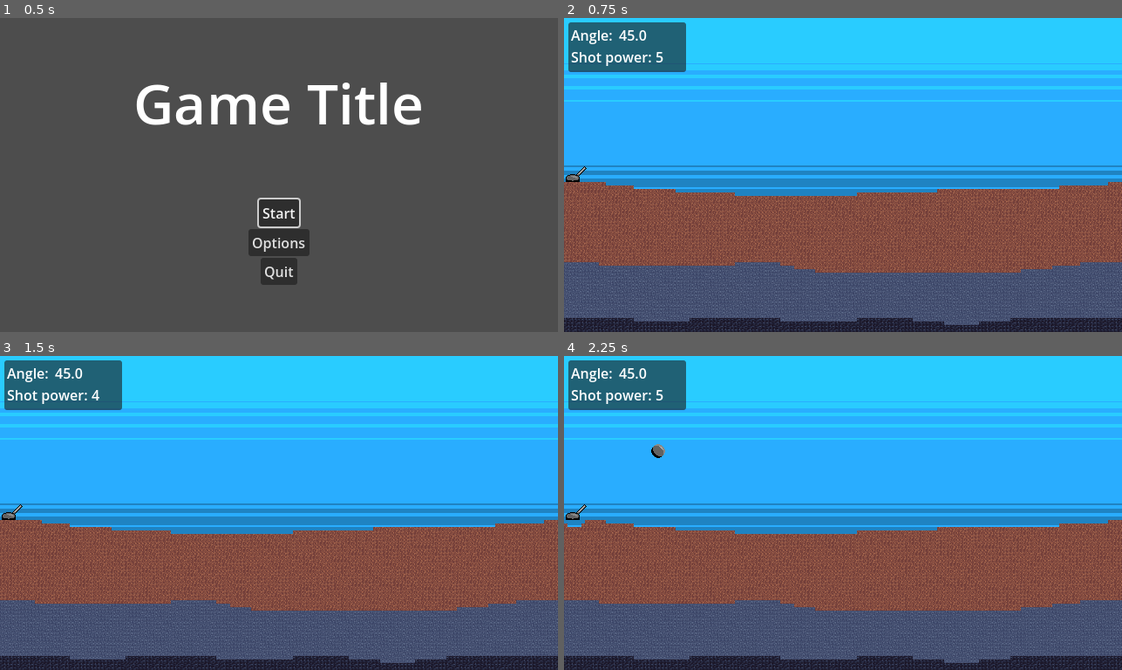
Above: before the commit, frames 1-4 (two rows, left to right).
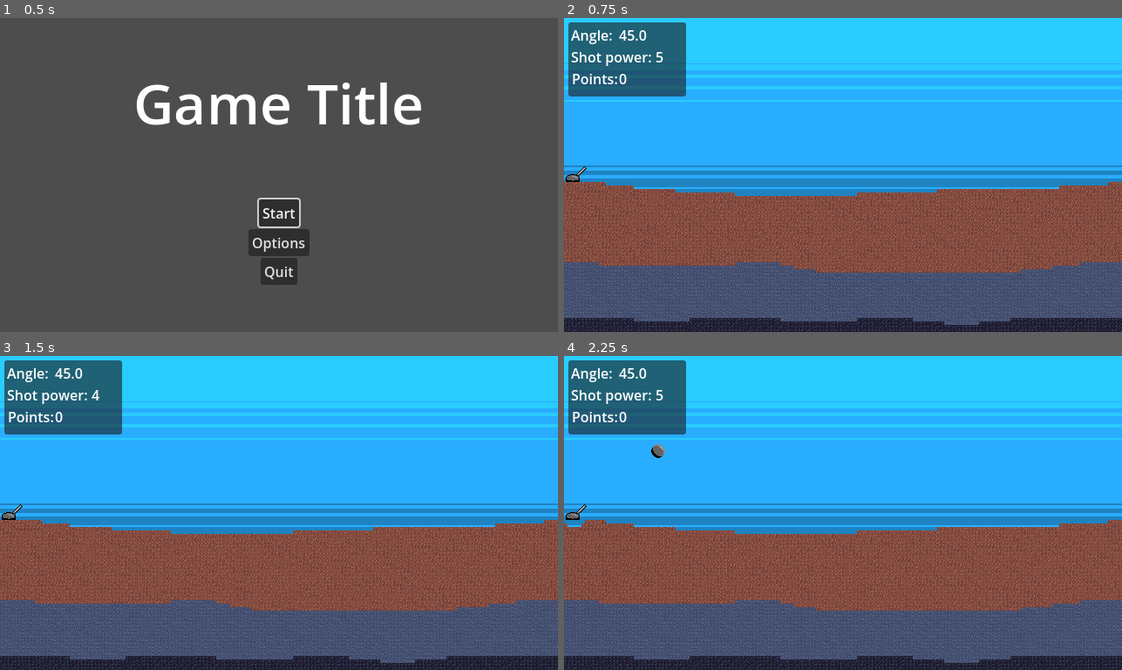
Above: after the commit, the same moments.

Repository: hunttis/ld-60
Game: Godot game, scene res://assets/scenes/master.tscn
The game is run twice, just before and just after one commit, with the same random seed, the same clock (stepped at 60 frames per second) and the same inputs.
Inputs (mouse positions are in pixels of both pictures, inside the frame that each line leads up to):
- Up to frame 1 (0.5 s): no input
- Up to frame 2 (0.75 s): click "Start" at 0.5 s
- Up to frame 3 (1.5 s): tap Enter at 1.25 s; move the mouse to (401, 497) at 1.27 s; tap Down (decrease_shot_power) at 1.35 s
- Up to frame 4 (2.25 s): tap Space (shoot) at 2 s; move the mouse to (731, 528) at 2.02 s; tap Up (increase_shot_power) at 2.1 s

Frame 1 is identical in both runs. In frame 2, 1.6% of the frame differs, in the area x 0-22%, y 16-25%; in frame 3, 1.6%; in frame 4, 1.6%.

Commit message:
add points total to ui

Diff:
--- a/assets/game_manager.gd
+++ b/assets/game_manager.gd
@@ -1,9 +1,16 @@
 extends Node
+
+var points: int = 0
+@onready var points_value = $"../CannonParametersPanel/PointsLabel/PointsValue"
+
 
 func _ready():
   Events.enemy_died.connect(_on_enemy_died)
+  points_value.text = str(points)
 
 func _on_enemy_died(value: int, position: Vector2) -> void:
   var floater = FloatingTextComponent.create()
   add_child(floater)
   floater.play(str("+",value), position)
+  points += value
+  points_value.text = str(points)
--- a/assets/scenes/game.tscn
+++ b/assets/scenes/game.tscn
@@ -18,7 +18,7 @@
 offset_left = 5.0
 offset_top = 5.0
 offset_right = 140.0
-offset_bottom = 62.0
+offset_bottom = 90.0
 
 [node name="AngleLabel" type="Label" parent="CannonParametersPanel" unique_id=1034256158]
 layout_mode = 0
@@ -52,6 +52,20 @@
 offset_right = 130.0
 offset_bottom = 53.0
 
+[node name="PointsLabel" type="Label" parent="CannonParametersPanel" unique_id=387087511]
+layout_mode = 0
+offset_left = 4.0
+offset_top = 53.0
+offset_right = 57.0
+offset_bottom = 76.0
+text = "Points:"
+
+[node name="PointsValue" type="Label" parent="CannonParametersPanel/PointsLabel" unique_id=1234307120]
+layout_mode = 0
+offset_left = 54.0
+offset_right = 121.0
+offset_bottom = 23.0
+
 [node name="EnemyController" parent="." unique_id=709279803 node_paths=PackedStringArray("walker_spawn", "flyer_spawn") instance=ExtResource("2_cb5na")]
 walker_spawn = NodePath("WalkerSpawn")
 flyer_spawn = NodePath("FlyerSpawn")
